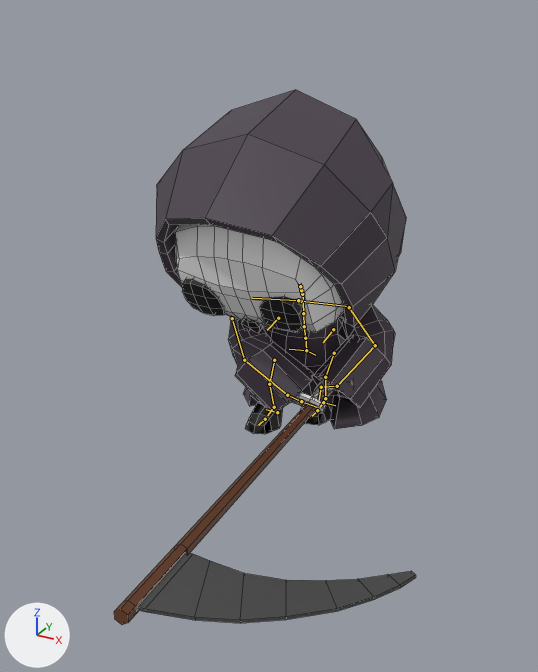
The FBX model Assets/Art-3D/Models/reaper.fbx as it was, and as the next commit left it.
The view is the same before and after, from a 50 mm lens placed at (4.65, -9.75, 5.91), pointed at (0.55, -2.3, 2.19). Every picture has the same lights, and +X, +Y and +Z are marked at lower left. Both versions are drawn at frame 3 of the action 'ReaperCharacter|Witch_Jab'; the numbers are the values there. The bones that bend it are drawn over the model as lines. Mesh edges are drawn as thin lines.

Names of what the first picture shows: 'Reaper', 'Scythe'.
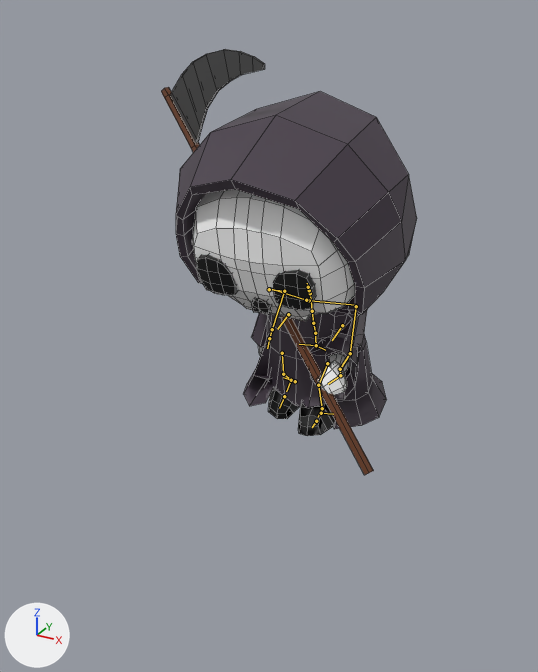
Pixel boxes (x1, y1, x2, y2) of what changed, in the pictures (538 x 672 px):
```json
{"object": "Reaper", "change": "posed", "before": [156, 90, 406, 434], "after": [176, 91, 417, 436]}
{"object": "Scythe", "change": "posed", "before": [114, 390, 416, 625], "after": [161, 49, 374, 475], "on screen": "29% narrower, 81% taller"}
{"bone": "spine", "before": "(306, 350) to (305, 335)", "after": "(316, 345) to (315, 331)"}
{"bone": "spine.001", "before": "(305, 338) to (304, 326)", "after": "(315, 333) to (313, 323)"}
{"bone": "spine.006", "before": "(300, 286) to (299, 283)", "after": "(308, 287) to (307, 283)"}
{"bone": "upper_arm.L", "before": "(349, 307) to (375, 345)", "after": "(356, 306) to (350, 353)"}
{"bone": "forearm.L", "before": "(375, 345) to (337, 386)", "after": "(350, 353) to (340, 369)"}
{"bone": "hand.L", "before": "(337, 386) to (321, 387)", "after": "(340, 369) to (340, 375)"}
{"bone": "hand.001.L", "before": "(321, 387) to (319, 400)", "after": "(340, 375) to (328, 384)"}
{"bone": "shoulder.R", "before": "(298, 300) to (252, 298)", "after": "(306, 300) to (270, 288)"}
{"bone": "upper_arm.R", "before": "(232, 318) to (244, 360)", "after": "(269, 289) to (284, 291)"}
{"bone": "forearm.R", "before": "(244, 360) to (287, 395)", "after": "(284, 291) to (272, 329)"}
{"bone": "hand.R", "before": "(287, 395) to (301, 401)", "after": "(272, 329) to (269, 338)"}
{"bone": "thigh.L", "before": "(334, 353) to (325, 377)", "after": "(327, 363) to (318, 385)"}
{"bone": "shin.L", "before": "(325, 377) to (325, 398)", "after": "(318, 385) to (322, 408)"}
{"bone": "thigh.R", "before": "(274, 360) to (269, 384)", "after": "(282, 353) to (283, 374)"}
{"bone": "shin.R", "before": "(269, 384) to (274, 407)", "after": "(283, 374) to (291, 380)"}
```

Scene script edits in JSON lines:
```json
{"block": "bone_spine", "where": "bone_spine = bpy.data.objects['ReaperCharacter'].pose.bones['spine']"}
{"op": "set", "path": "bone_spine.location", "old": "(0.0, 0.008, 0.214)", "new": "(0.0, -0.117, -0.128)"}
{"block": "bone_spine_001", "where": "bone_spine_001 = bpy.data.objects['ReaperCharacter'].pose.bones['spine.001']  # child of 'spine'"}
{"op": "set", "path": "bone_spine_001.rotation_quaternion", "old": "(0.997, 0.082, 0.0, 0.0)", "new": "(0.99, 0.141, 0.0, 0.0)", "note": "degrees (9, 0, 0) -> degrees (16, 0, 0)"}
{"block": "bone_spine_006", "where": "bone_spine_006 = bpy.data.objects['ReaperCharacter'].pose.bones['spine.006']  # child of 'spine.005'"}
{"op": "set", "path": "bone_spine_006.rotation_quaternion", "old": "(1.0, 0.0, 0.0, 0.0)", "new": "(0.989, -0.147, 0.0, 0.0)", "note": "degrees (0, 0, 0) -> degrees (-17, 0, 0)"}
{"block": "bone_upper_arm_l", "where": "bone_upper_arm_l = bpy.data.objects['ReaperCharacter'].pose.bones['upper_arm.L']  # child of 'shoulder.L'"}
{"op": "set", "path": "bone_upper_arm_l.rotation_quaternion", "old": "(0.798, 0.244, 0.494, 0.245)", "new": "(0.842, 0.258, -0.179, -0.44)", "note": "degrees (58, 42, 58) -> degrees (36, -4, -57)"}
{"block": "bone_forearm_l", "where": "bone_forearm_l = bpy.data.objects['ReaperCharacter'].pose.bones['forearm.L']  # child of 'upper_arm.L'"}
{"op": "set", "path": "bone_forearm_l.rotation_quaternion", "old": "(0.85, 0.499, -0.063, 0.159)", "new": "(0.797, 0.506, 0.257, 0.207)", "note": "degrees (59, -15, 12) -> degrees (69, 12, 37)"}
{"block": "bone_hand_l", "where": "bone_hand_l = bpy.data.objects['ReaperCharacter'].pose.bones['hand.L']  # child of 'forearm.L'"}
{"op": "set", "path": "bone_hand_l.rotation_quaternion", "old": "(0.376, 0.175, -0.808, -0.419)", "new": "(1.0, 0.0, 0.0, 0.0)", "note": "degrees (-66, -153, 42) -> degrees (0, 0, 0)"}
{"block": "bone_hand_001_l", "where": "bone_hand_001_l = bpy.data.objects['ReaperCharacter'].pose.bones['hand.001.L']  # child of 'hand.L'"}
{"op": "set", "path": "bone_hand_001_l.rotation_quaternion", "old": "(0.767, -0.128, 0.008, 0.628)", "new": "(0.884, 0.06, 0.187, -0.425)", "note": "degrees (-11, 10, 78) -> degrees (-3, 22, -52)"}
{"block": "bone_shoulder_r", "where": "bone_shoulder_r = bpy.data.objects['ReaperCharacter'].pose.bones['shoulder.R']  # child of 'spine.003'"}
{"op": "set", "path": "bone_shoulder_r.rotation_quaternion", "old": "(0.981, -0.001, -0.008, 0.192)", "new": "(1.0, 0.0, 0.0, 0.0)", "note": "degrees (0, -1, 22) -> degrees (0, 0, 0)"}
{"block": "bone_upper_arm_r", "where": "bone_upper_arm_r = bpy.data.objects['ReaperCharacter'].pose.bones['upper_arm.R']  # child of 'shoulder.R'"}
{"op": "set", "path": "bone_upper_arm_r.location", "old": "(0.133, 0.078, 0.6)", "new": "(0.0, 0.0, 0.0)"}
{"op": "set", "path": "bone_upper_arm_r.rotation_quaternion", "old": "(0.673, 0.625, -0.033, 0.396)", "new": "(0.868, -0.348, -0.202, 0.291)", "note": "degrees (75, -33, 36) -> degrees (-47, -9, 41)"}
{"block": "bone_forearm_r", "where": "bone_forearm_r = bpy.data.objects['ReaperCharacter'].pose.bones['forearm.R']  # child of 'upper_arm.R'"}
{"op": "set", "path": "bone_forearm_r.rotation_quaternion", "old": "(0.896, -0.148, -0.225, 0.353)", "new": "(0.837, 0.467, 0.284, -0.024)", "note": "degrees (-26, -17, 47) -> degrees (62, 30, 15)"}
{"block": "bone_hand_r", "where": "bone_hand_r = bpy.data.objects['ReaperCharacter'].pose.bones['hand.R']  # child of 'forearm.R'"}
{"op": "set", "path": "bone_hand_r.rotation_quaternion", "old": "(0.895, 0.152, 0.385, 0.166)", "new": "(1.0, 0.0, 0.0, 0.0)", "note": "degrees (31, 40, 33) -> degrees (0, 0, 0)"}
{"block": "bone_thigh_l", "where": "bone_thigh_l = bpy.data.objects['ReaperCharacter'].pose.bones['thigh.L']  # child of 'spine'"}
{"op": "set", "path": "bone_thigh_l.location", "old": "(-0.018, -0.215, 0.562)", "new": "(0.0, 0.0, 0.0)"}
{"op": "set", "path": "bone_thigh_l.rotation_quaternion", "old": "(1.0, 0.0, 0.0, 0.0)", "new": "(0.939, -0.331, 0.021, -0.095)", "note": "degrees (0, 0, 0) -> degrees (-39, -1, -11)"}
{"block": "bone_shin_l", "where": "bone_shin_l = bpy.data.objects['ReaperCharacter'].pose.bones['shin.L']  # child of 'thigh.L'"}
{"op": "set", "path": "bone_shin_l.rotation_quaternion", "old": "(1.0, 0.0, 0.0, 0.0)", "new": "(0.946, 0.324, 0.022, -0.006)", "note": "degrees (0, 0, 0) -> degrees (38, 3, 0)"}
{"block": "bone_thigh_r", "where": "bone_thigh_r = bpy.data.objects['ReaperCharacter'].pose.bones['thigh.R']  # child of 'spine'"}
{"op": "set", "path": "bone_thigh_r.location", "old": "(-0.011, 0.039, 0.126)", "new": "(0.0, 0.0, 0.0)"}
{"op": "set", "path": "bone_thigh_r.rotation_quaternion", "old": "(0.97, -0.241, -0.043, -0.009)", "new": "(0.966, 0.241, -0.002, 0.091)", "note": "degrees (-28, -5, 0) -> degrees (28, -3, 10)"}
{"block": "bone_shin_r", "where": "bone_shin_r = bpy.data.objects['ReaperCharacter'].pose.bones['shin.R']  # child of 'thigh.R'"}
{"op": "set", "path": "bone_shin_r.rotation_quaternion", "old": "(0.971, 0.239, 0.015, -0.003)", "new": "(0.995, 0.101, -0.006, 0.002)", "note": "degrees (28, 2, 0) -> degrees (12, -1, 0)"}
```
